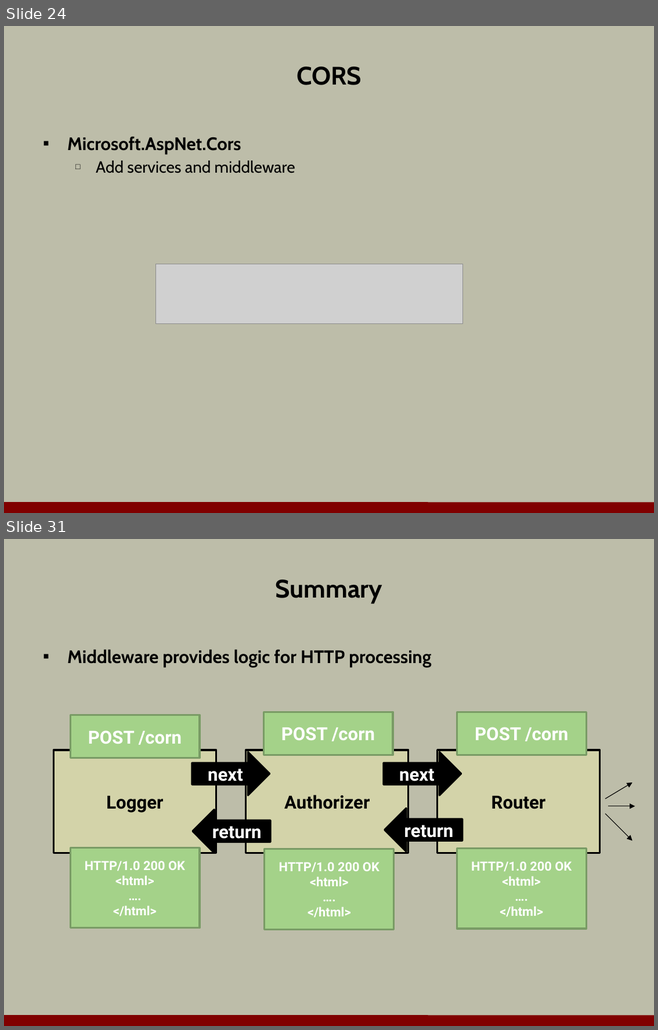
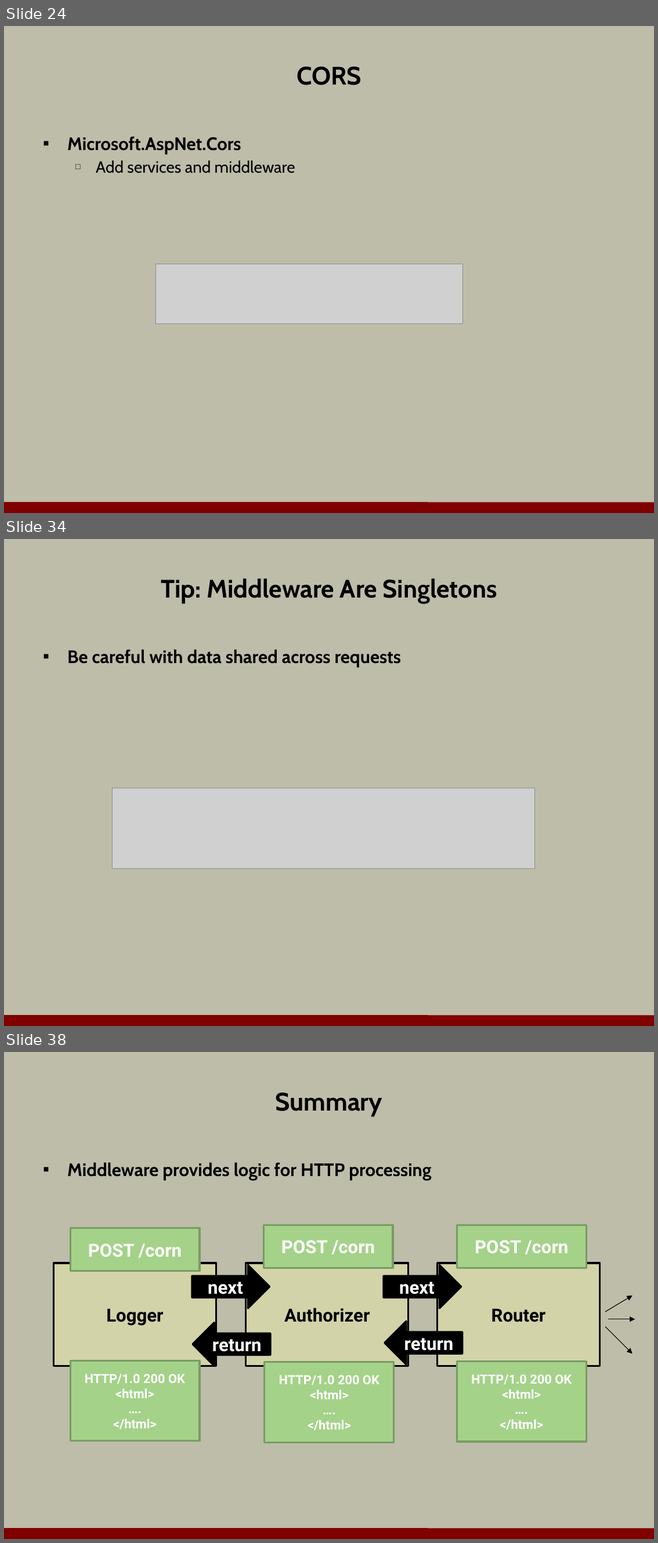
Before and after one commit to OdeToCode/classes, a slide deck: aspnet5/slides/a1_middleware.pptx. Shown one above the other, each under a label of ours: slides 24 and 31 before the commit, slides 24, 34 and 38 after it; the slides between them are not shown. The pictures are 658x1030 and 658x1543 pixels, drawn with LibreOffice and Linux fonts; fonts in the diff are those of the drawing; grey boxes stand for pictures; background and template pictures are left out. Boxes give left, top, right and bottom in pixels: in the first picture for what was removed or moved away, otherwise in the second. Text is boxed around its words. In the diff, an @@ line names an element or a change of style, - is before the commit and + after.

Commit message:
middleware slides complete

```diff
--- a/aspnet5/slides/a1_middleware.pptx
+++ b/aspnet5/slides/a1_middleware.pptx
@@ slide 34 added at <box>4,539,654,1026</box>, background #BDBDA9; not listed: 1 template element that a slide beside it also shows @@
@@ title added at <box>161,578,497,603</box>, 28 pt, text #000000, bold @@
+Tip: Middleware Are Singletons
@@ text added at <box>67,649,401,667</box>, 20 pt, text #000000, bold @@
+▪ Be careful with data shared across requests
@@ picture added at <box>112,788,535,868</box> @@
@@ what was slide 31 is now slide 38 @@
```
Also in this commit, not shown: 2 slides changed, 10 other slides added, 4 slides removed.
